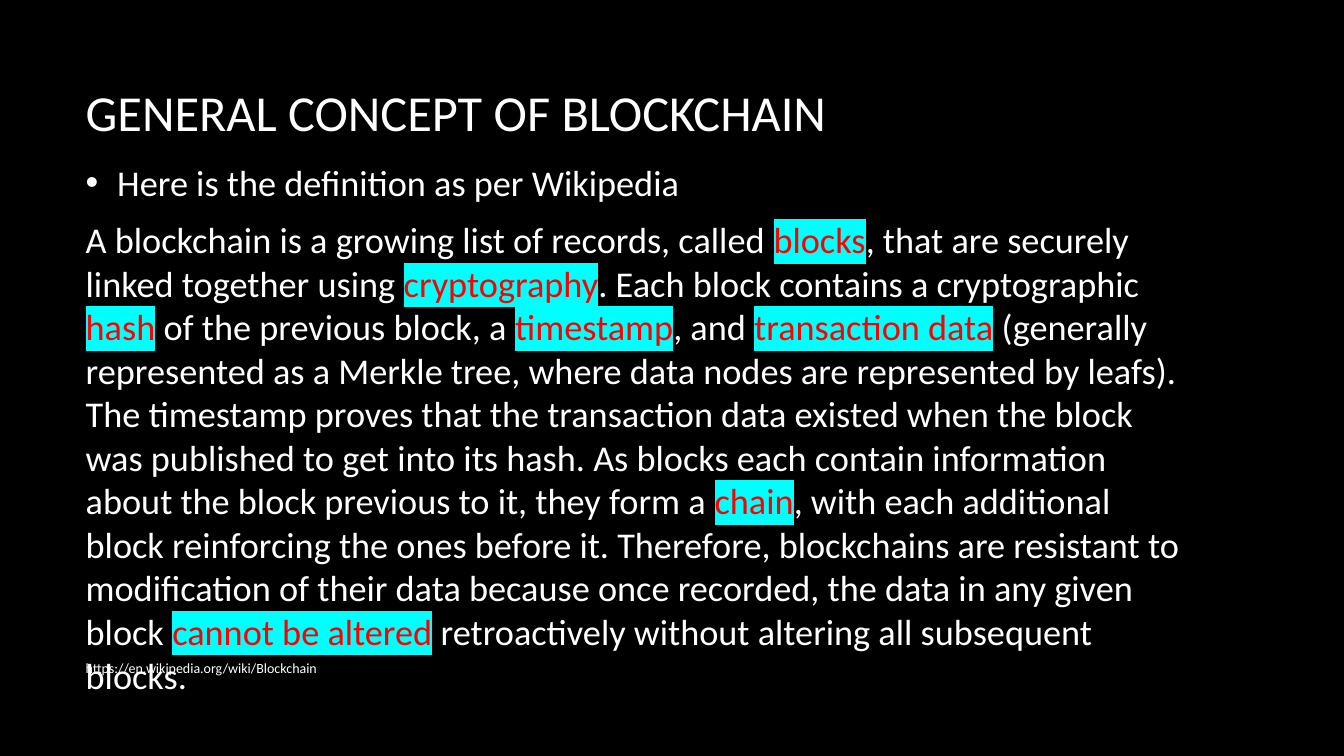
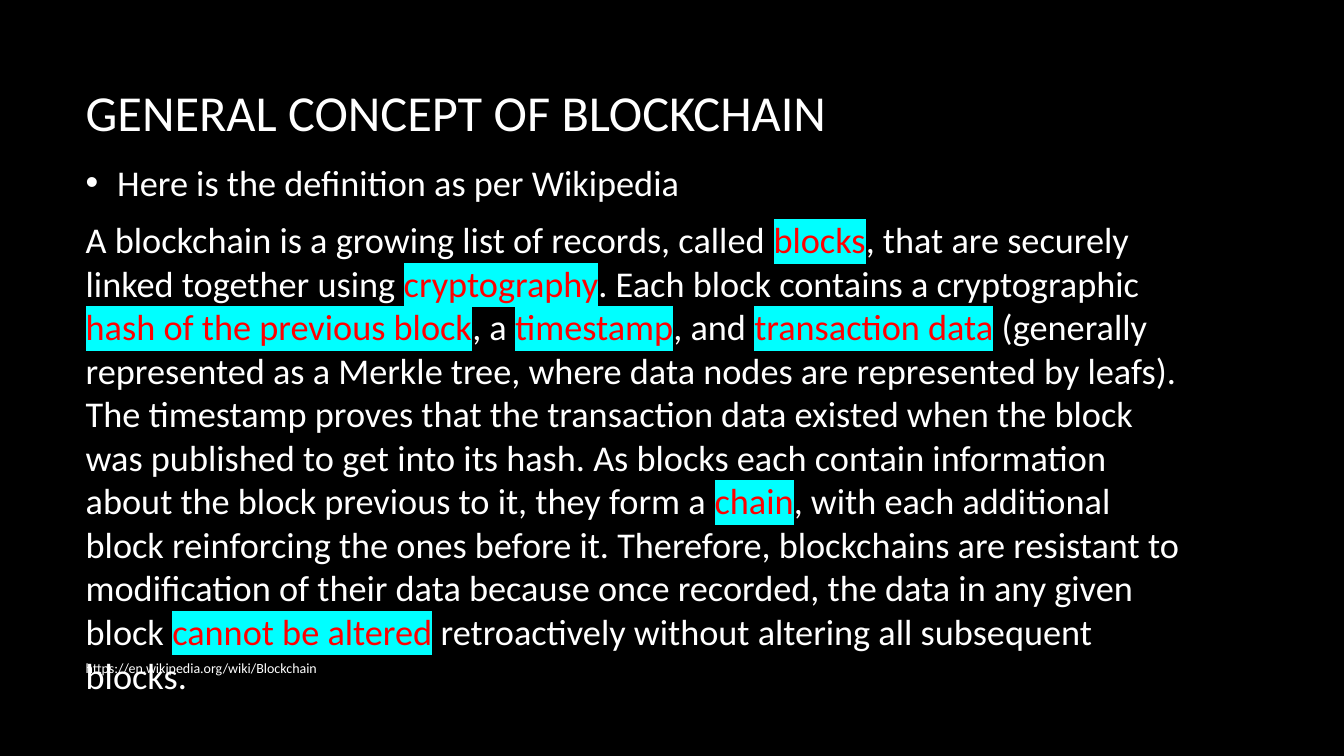
Before and after one commit to ParasDalal/TechNotes, a slide deck: slide 3 of The Future of BlockchainV2.pptx (slide 4 before the commit). Drawn at 1344x756 pixels with LibreOffice and Linux fonts; fonts in the diff are those of the drawing; background and template pictures are left out. Boxes give left, top, right and bottom in pixels: in the first picture for what was removed or moved away, otherwise in the second. Text is boxed around its words. In the diff, an @@ line names an element or a change of style, - is before the commit and + after.

Commit message:
eMail for Outlook, Blockchain changes

```diff
--- a/The Future of BlockchainV2.pptx
+++ b/The Future of BlockchainV2.pptx
@@ text at box(86, 223, 1179, 654): text colour #FFFFFF to #FF0000, highlight none to #00FFFF in "of the previous block," @@
```
Also in this commit, not shown: 8 other slides changed, 1 slide removed, 1 other file.
